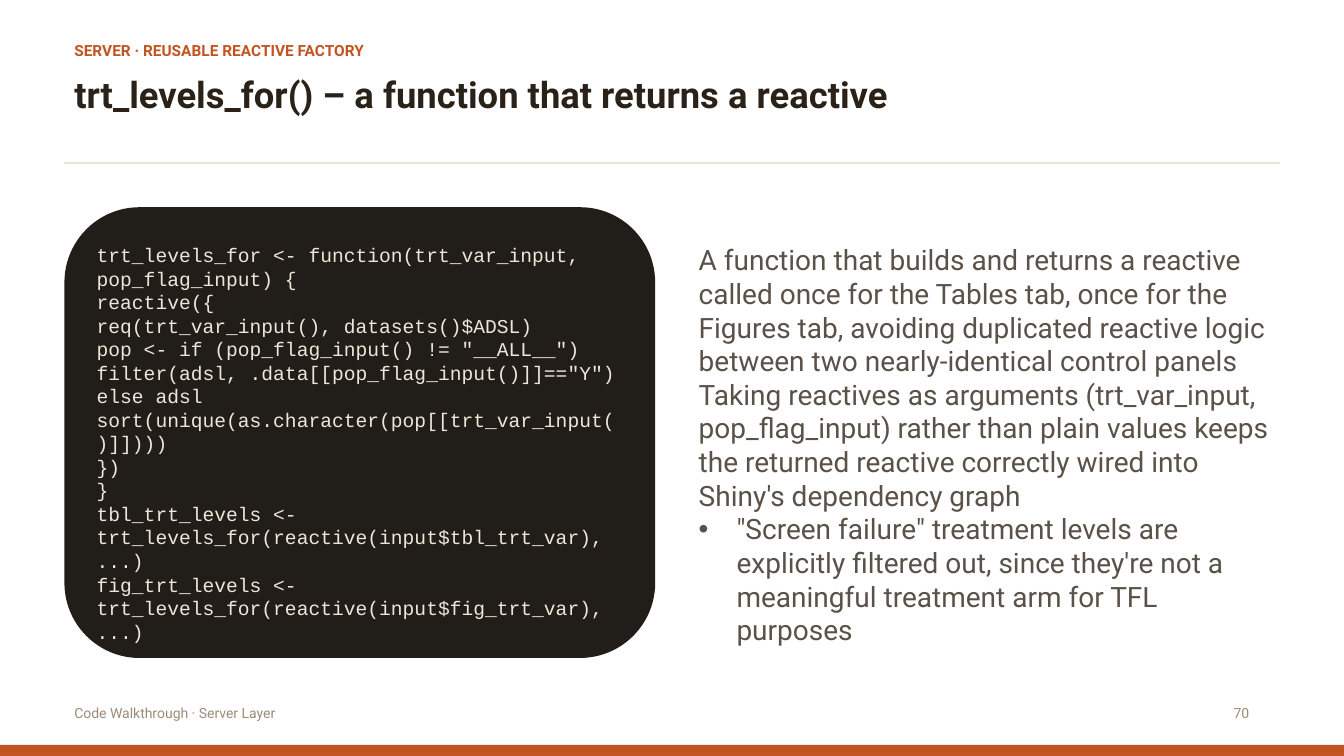
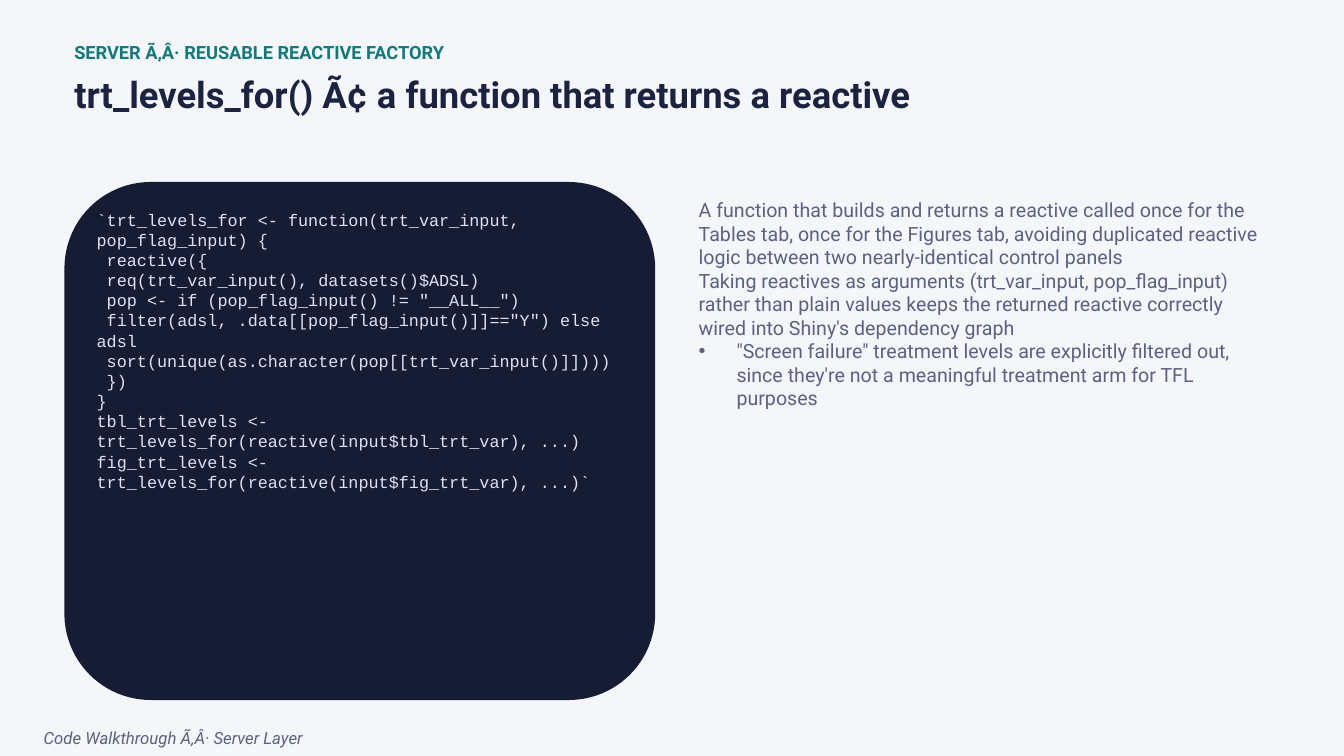
Before and after one commit to itsmdivakaran/IASCT-RShiny-Workshop, a slide deck: slide 70 of IASCT_Shiny_Workshop.pptx (slide 87 before the commit). Drawn at 1344x756 pixels with LibreOffice and Linux fonts; fonts in the diff are those of the drawing. Boxes give left, top, right and bottom in pixels: in the first picture for what was removed or moved away, otherwise in the second. Text is boxed around its words. In the diff, an @@ line names an element or a change of style, - is before the commit and + after.

```diff
--- a/IASCT_Shiny_Workshop.pptx
+++ b/IASCT_Shiny_Workshop.pptx
@@ background #FFFFFF to #F5F6FA @@
@@ text at box(74, 42, 444, 62): text changed; size 11 to 13 pt; text colour #C25422 to #0F7A7A @@
-SERVER · REUSABLE REACTIVE FACTORY
+SERVER Ã‚Â· REUSABLE REACTIVE FACTORY
@@ text at box(74, 75, 910, 116): text changed; text colour #2A2118 to #1B2340 @@
-trt_levels_for() – a function that returns a reactive
+trt_levels_for() Ã¢ a function that returns a reactive
@@ rectangle removed at box(65, 162, 1280, 163) @@
@@ rounded rectangle: place and size @@
-rounded rectangle at box(65, 208, 655, 658)
+rounded rectangle at box(65, 182, 655, 701)
@@ rounded rectangle at box(65, 182, 655, 701): fill #211D18 to #161C33 @@
@@ text "A function that builds and ...": place and size @@
-text "A function that builds and ..." at box(699, 248, 1268, 646)
+text "A function that builds and ..." at box(699, 202, 1257, 409)
@@ text "A function that builds and ..." at box(699, 202, 1257, 409): size 20 to 14 pt, text colour #5A5248 to #5B6182 @@
@@ text at box(97, 214, 611, 492): text changed; size 14 to 12 pt; text colour #EFE6D9 to #DCE1F5 @@
-trt_levels_for <- function(trt_var_input, pop_flag_input) {
-reactive({
-req(trt_var_input(), datasets()$ADSL)
-pop <- if (pop_flag_input() != "__ALL__")
-filter(adsl, .data[[pop_flag_input()]]=="Y") else adsl
-sort(unique(as.character(pop[[trt_var_input()]])))
-})
-}
-tbl_trt_levels <- trt_levels_for(reactive(input$tbl_trt_var), ...)
-fig_trt_levels <- trt_levels_for(reactive(input$fig_trt_var), ...)
+`trt_levels_for <- function(trt_var_input, pop_flag_input) {
+reactive({
+req(trt_var_input(), datasets()$ADSL)
+pop <- if (pop_flag_input() != "__ALL__")
+filter(adsl, .data[[pop_flag_input()]]=="Y") else adsl
+sort(unique(as.character(pop[[trt_var_input()]])))
+})
+}
+tbl_trt_levels <- trt_levels_for(reactive(input$tbl_trt_var), ...)
+fig_trt_levels <- trt_levels_for(reactive(input$fig_trt_var), ...)`
@@ text removed at box(1234, 708, 1250, 718) @@
-70
@@ rectangle removed at box(0, 745, 1344, 756) @@
@@ text at box(44, 729, 302, 748): text changed; size 10 to 12 pt; text colour #9B8C79 to #5B6182; italic on @@
-Code Walkthrough · Server Layer
+Code Walkthrough Ã‚Â· Server Layer
```
Also in this commit, not shown: 105 other slides changed, 2 slides added, 21 slides removed, 5 other files.
